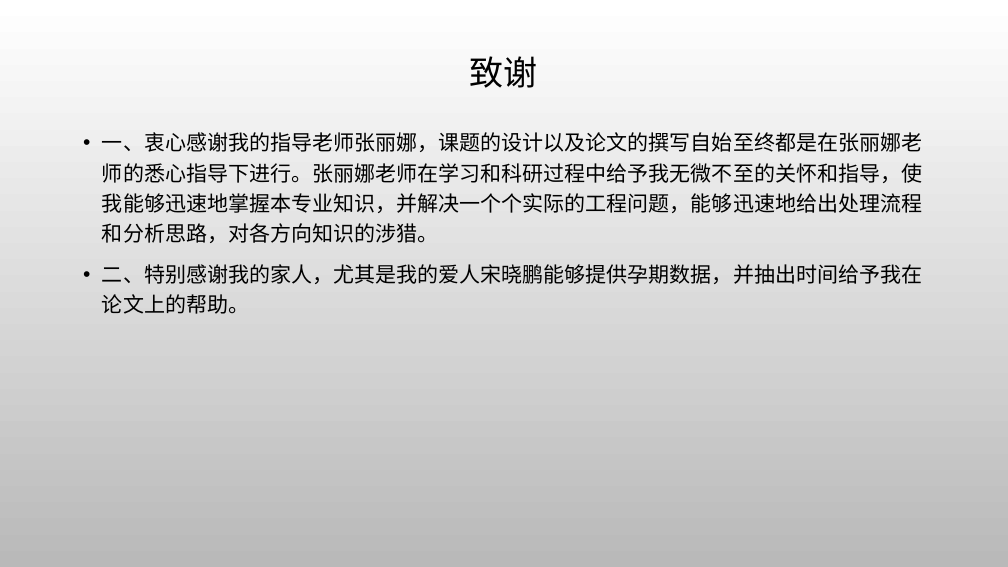
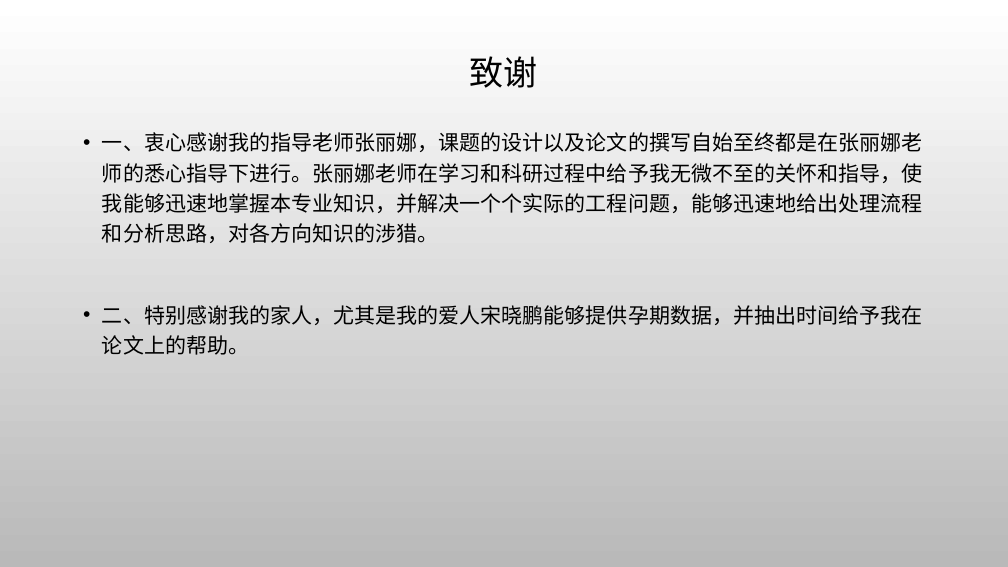
Before and after one commit to ThunderboltLei/BitExams, a slide deck: slide 12 of graduation_design/my_paper/计算机-雷明-毕业答辩.pptx. Drawn at 1008x567 pixels with LibreOffice and Linux fonts; fonts in the diff are those of the drawing; background and template pictures are left out. Boxes give left, top, right and bottom in pixels: in the first picture for what was removed or moved away, otherwise in the second. Text is boxed around its words. In the diff, an @@ line names an element or a change of style, - is before the commit and + after.

```diff
--- a/graduation_design/my_paper/计算机-雷明-毕业答辩.pptx
+++ b/graduation_design/my_paper/计算机-雷明-毕业答辩.pptx
@@ text "一、衷心感谢我的指导老师张丽娜，课题的设计以及论文的撰写自始至终都是在张丽娜老师的悉心指导下进行。张丽娜老师在学习和科研 ..." rewrapped from bbox=[102, 132, 922, 314] to bbox=[102, 132, 923, 355] @@
```
Also in this commit, not shown: 7 other slides changed, 2 slides added, 2 slides removed.
